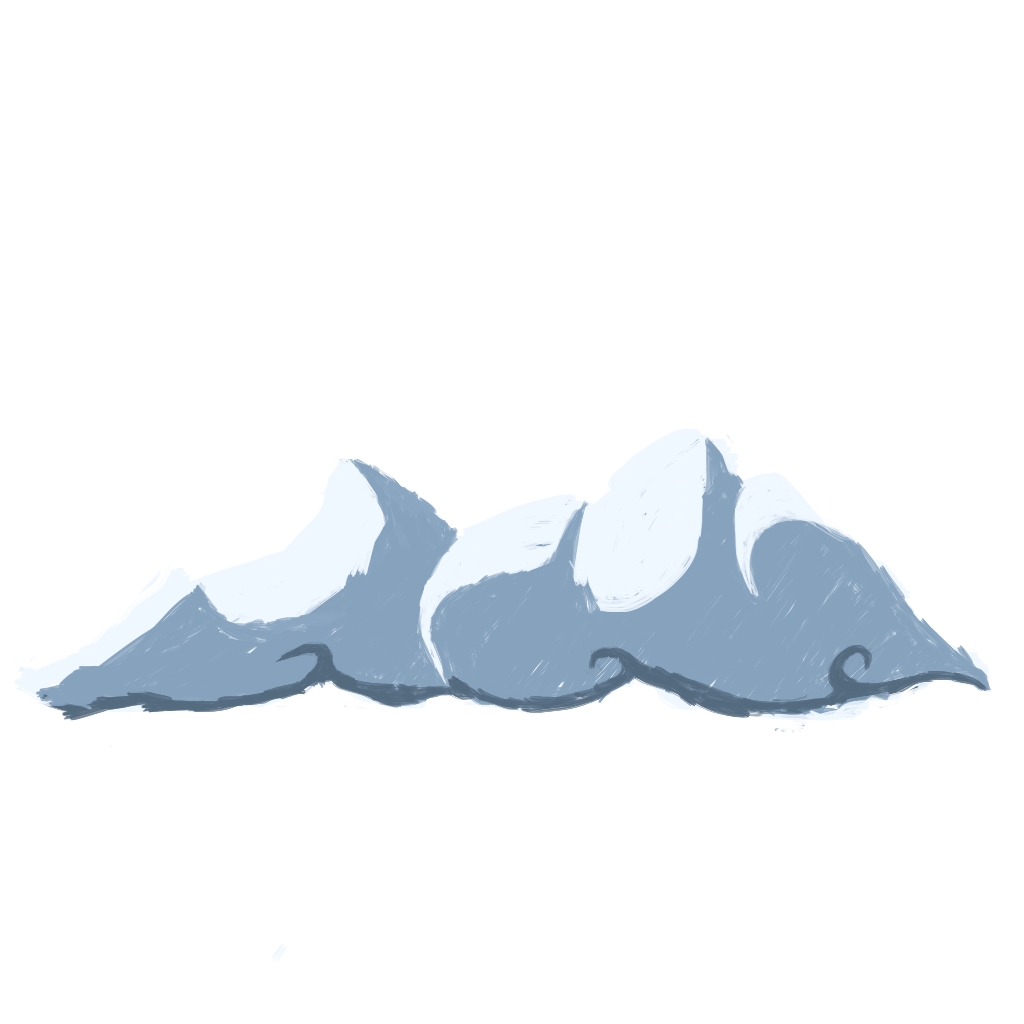
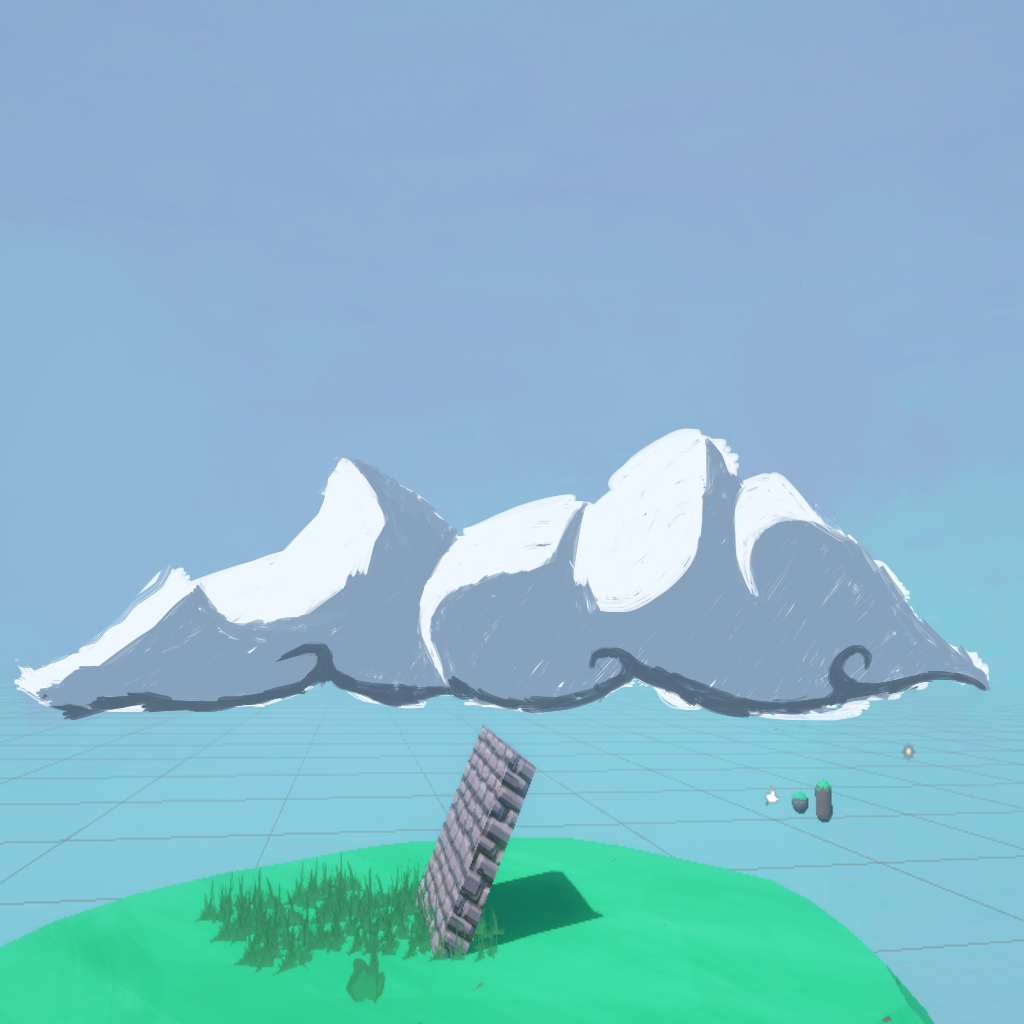
Two versions of the same layered image (1024 x 1024). Layer-by-layer changes:
painted on "Paint Layer 8" over left=0, top=576, right=1024, bottom=768
painted on "Paint Layer 6" over left=0, top=0, right=1024, bottom=768
painted on "Paint Layer 4" over left=0, top=384, right=1024, bottom=1024
added layer "Paint Layer 10 (pasted)" above "Paint Layer 9" over left=0, top=0, right=1024, bottom=1024